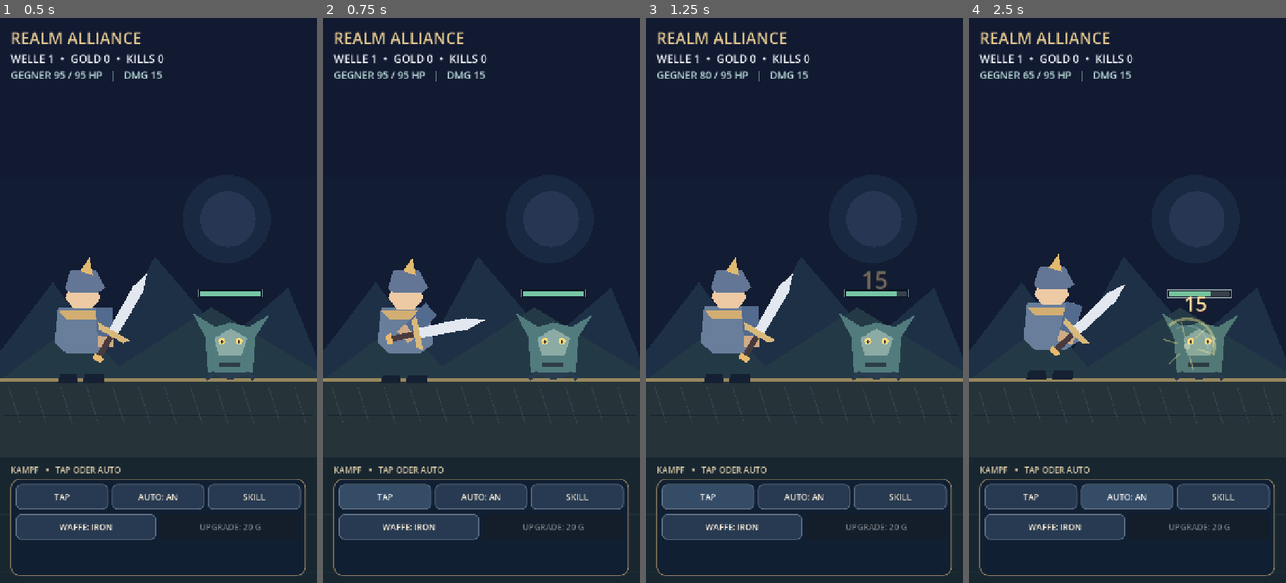
Above: before the commit, frames 1-4 (left to right).
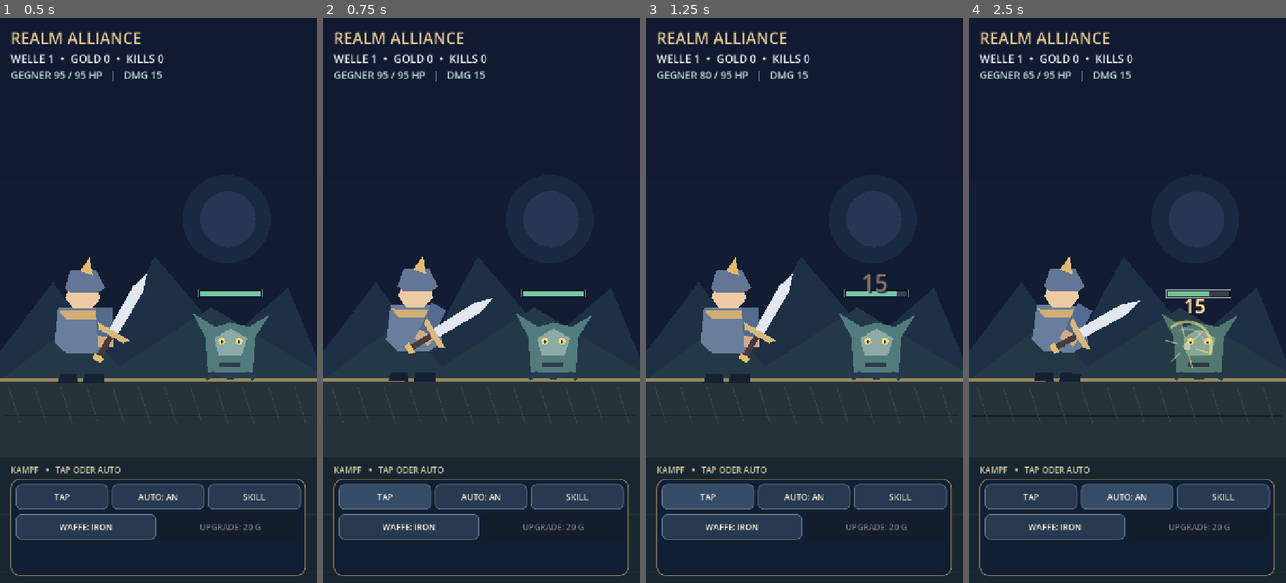
Above: after the commit, the same moments.

Repository: Broosskyy/Realm-Alliance
Game: Godot game, scene res://scenes/main.tscn
Same seed, same stepped clock (60 frames per second), same inputs: the game is played once before the commit and once after it.
Inputs:
- Up to frame 1 (0.5 s): no input
- Up to frame 2 (0.75 s): click "TAP" at 0.5 s
- Up to frame 3 (1.25 s): no input
- Up to frame 4 (2.5 s): click "AUTO: AN" at 1.25 s; click "AUTO: AUS" at 2 s

Frame 1 is identical in both runs. In frame 2, 2.1% of the frame differs, in the area x 17-54%, y 42-65%; in frame 3, 0.2%; in frame 4, 2.6%, in the area x 17-85%, y 41-71%.

Commit message:
feat(godot): animate hero anticipation, lunge and recovery without detaching weapon

Diff:
--- a/godot/realm_alliance/scripts/hero_rig.gd
+++ b/godot/realm_alliance/scripts/hero_rig.gd
@@ -137,15 +137,33 @@
     if _busy:
         return false
     _busy = true
-    var animation := create_tween()
-    animation.set_trans(Tween.TRANS_QUAD)
-    animation.tween_property(_arm, "rotation_degrees", -70.0 if is_skill else -45.0, 0.12)
-    animation.tween_property(_arm, "rotation_degrees", 83.0, 0.10)
+    # Three intentional beats: anticipation, strike and recovery.
+    # The weapon socket is parented to the hand pivot throughout.
+    _visual.position = Vector2.ZERO
+    _visual.rotation_degrees = 0.0
+    var animation: Tween = create_tween()
+    animation.set_trans(Tween.TRANS_SINE)
+    animation.set_ease(Tween.EASE_OUT)
+    animation.set_parallel(true)
+    animation.tween_property(_arm, "rotation_degrees", -84.0 if is_skill else -56.0, 0.13)
+    animation.tween_property(_visual, "position:x", -15.0 if is_skill else -9.0, 0.13)
+    animation.tween_property(_visual, "rotation_degrees", -6.0 if is_skill else -3.0, 0.13)
+    animation.set_parallel(false)
+    animation.tween_property(_arm, "rotation_degrees", 106.0 if is_skill else 83.0, 0.13)
+    animation.parallel().tween_property(_visual, "position:x", 36.0 if is_skill else 24.0, 0.13)
+    animation.parallel().tween_property(_visual, "rotation_degrees", 7.0 if is_skill else 4.0, 0.13)
     animation.tween_callback(func(): impact.emit())
-    animation.tween_property(_arm, "rotation_degrees", 0.0, 0.19)
+    animation.set_parallel(true)
+    animation.tween_property(_arm, "rotation_degrees", 0.0, 0.20)
+    animation.tween_property(_visual, "position", Vector2.ZERO, 0.24)
+    animation.tween_property(_visual, "rotation_degrees", 0.0, 0.24)
+    animation.set_parallel(false)
     animation.tween_callback(_finish_attack)
     return true
 
 func _finish_attack() -> void:
+    _arm.rotation_degrees = 0.0
+    _visual.rotation_degrees = 0.0
+    _visual.position = Vector2.ZERO
     _busy = false
     action_finished.emit()
